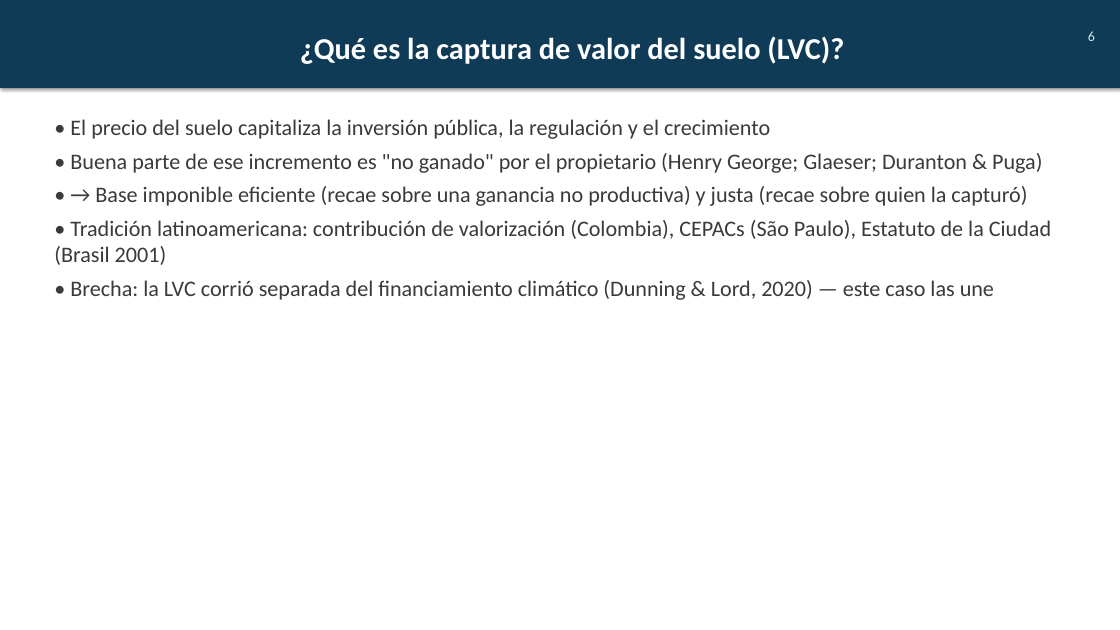
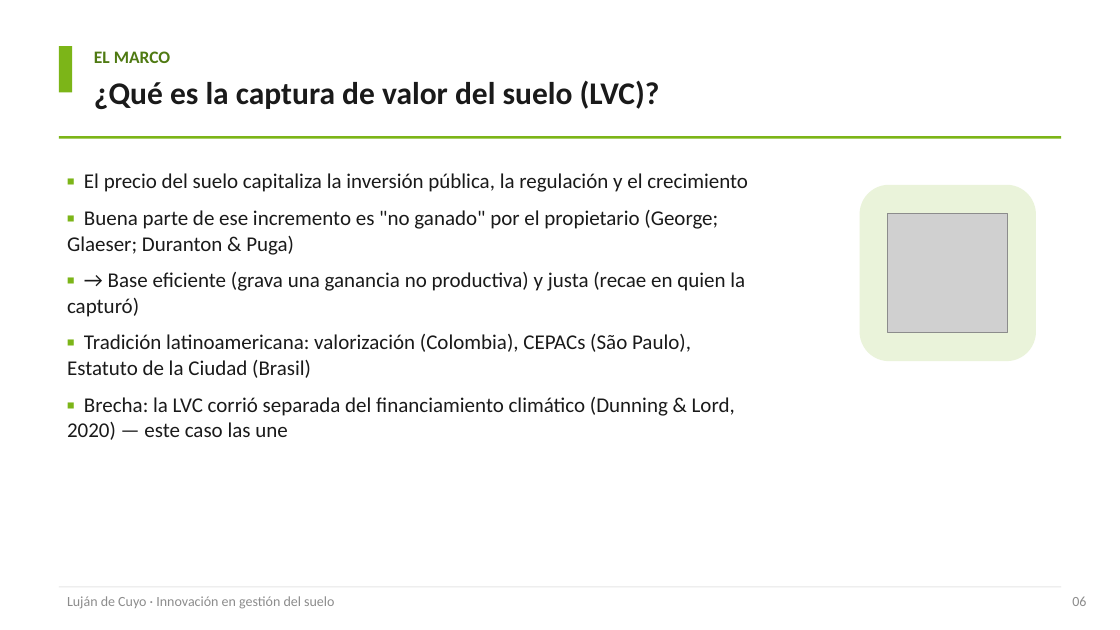
Before and after one commit to cgoytia-droid/cgoytia-droid.github.io, a slide deck: slide 6 of paper/Lujan_de_Cuyo_Gestion_Suelo_Clase.pptx. Drawn at 1120x630 pixels with LibreOffice and Linux fonts; fonts in the diff are those of the drawing; grey boxes stand for pictures. Boxes give left, top, right and bottom in pixels: in the first picture for what was removed or moved away, otherwise in the second. Text is boxed around its words. In the diff, an @@ line names an element or a change of style, - is before the commit and + after.

```diff
--- a/paper/Lujan_de_Cuyo_Gestion_Suelo_Clase.pptx
+++ b/paper/Lujan_de_Cuyo_Gestion_Suelo_Clase.pptx
@@ rectangle added at (59,46,72,92), fill #7CB518 @@
@@ text added at (94,51,171,63), 15 pt, text #4F7A12, bold @@
+EL MARCO
@@ text removed at (1088,31,1095,41) @@
-6
@@ text "¿Qué es la captura de ...": place and size @@
-text "¿Qué es la captura de ..." at (0,0,1120,88)
+text "¿Qué es la captura de ..." at (94,81,660,109)
@@ text "¿Qué es la captura de ..." at (94,81,660,109): size 26 to 27 pt, text colour #FFFFFF to #1A1A1A; alignment centre to left; more space between paragraphs; vertical alignment middle to top; fill #0F3B57 to none; shadow off @@
@@ rectangle added at (59,136,1061,139), fill #7CB518 @@
@@ text at (67,173,748,440): text changed; size 19 to 18 pt; text colour #3A3A3A to #1A1A1A @@
-• El precio del suelo capitaliza la inversión pública, la regulación y el crecimiento
-• Buena parte de ese incremento es "no ganado" por el propietario (Henry George; Glaeser; Duranton & Puga)
-• → Base imponible eficiente (recae sobre una ganancia no productiva) y justa (recae sobre quien la capturó)
-• Tradición latinoamericana: contribución de valorización (Colombia), CEPACs (São Paulo), Estatuto de la Ciudad (Brasil 2001)
-• Brecha: la LVC corrió separada del financiamiento climático (Dunning & Lord, 2020) — este caso las une
+▪ El precio del suelo capitaliza la inversión pública, la regulación y el crecimiento
+▪ Buena parte de ese incremento es "no ganado" por el propietario (George; Glaeser; Duranton & Puga)
+▪ → Base eficiente (grava una ganancia no productiva) y justa (recae en quien la capturó)
+▪ Tradición latinoamericana: valorización (Colombia), CEPACs (São Paulo), Estatuto de la Ciudad (Brasil)
+▪ Brecha: la LVC corrió separada del financiamiento climático (Dunning & Lord, 2020) — este caso las une
@@ rounded rectangle added at (860,185,1036,361), fill #EAF3DA @@
@@ picture added at (888,213,1008,334) @@
@@ rectangle added at (59,586,1061,587), fill #E6E6E6 @@
@@ text added at (67,596,334,609), 12 pt, text #8C8C8C @@
+Luján de Cuyo · Innovación en gestión del suelo
@@ text added at (1072,597,1086,606), 12 pt, text #8C8C8C @@
+06
```
Also in this commit, not shown: 21 other slides changed, 3 slides added, 6 slides removed, 17 other files.
